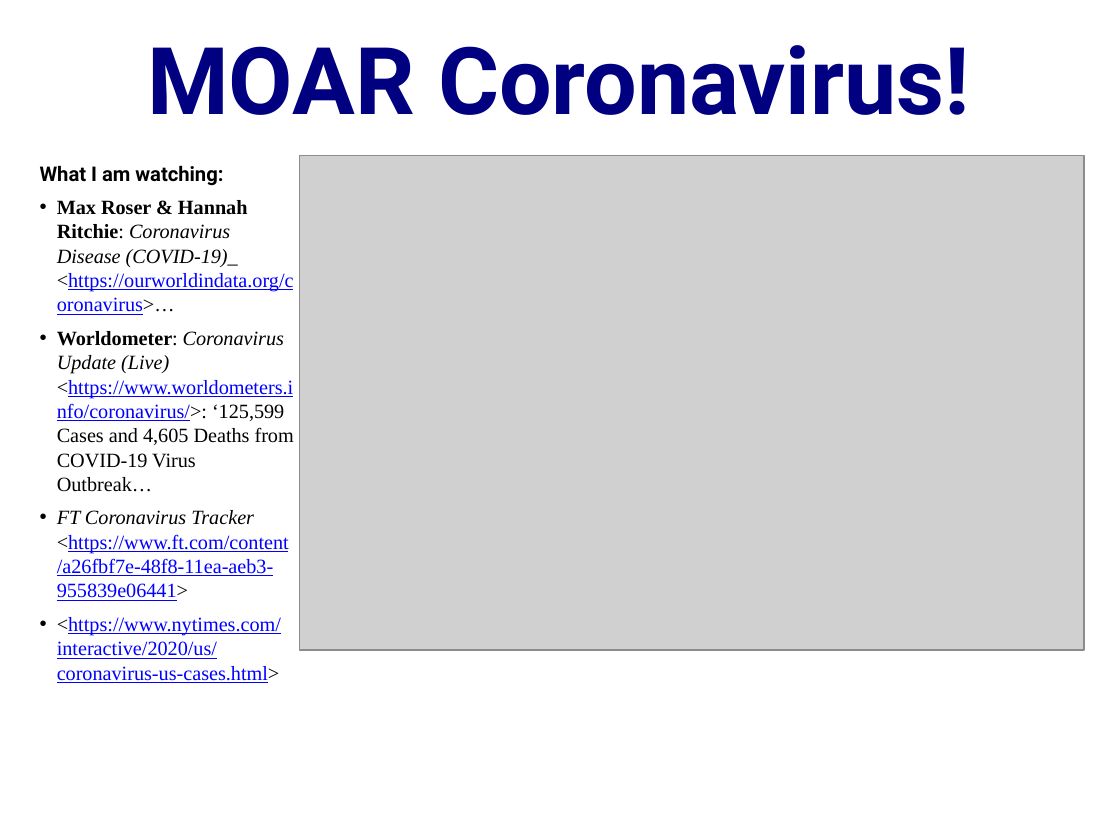
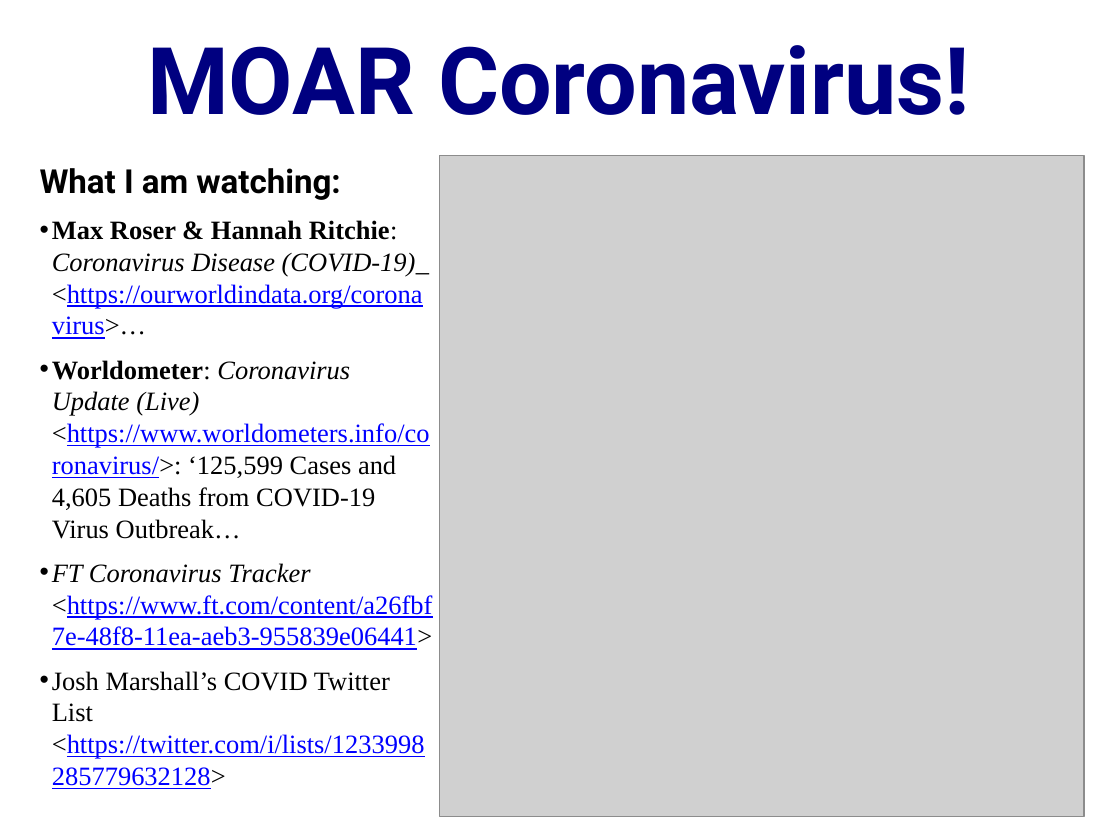
Before and after one commit to DavidLJ/public-files, a slide deck: slide 2 of coronavirus.pptx (slide 4 before the commit). Drawn at 1120x840 pixels with LibreOffice and Linux fonts; fonts in the diff are those of the drawing; grey boxes stand for pictures. Boxes give left, top, right and bottom in pixels: in the first picture for what was removed or moved away, otherwise in the second. Text is boxed around its words. In the diff, an @@ line names an element or a change of style, - is before the commit and + after.

```diff
--- a/coronavirus.pptx
+++ b/coronavirus.pptx
@@ text at (40,168,433,650): size 13 to 21.3 pt in "What I am watching:"; size 13 to 17 pt in "Max Roser & Hannah Ritchie: Coronavirus Disease ...", "Worldometer: Coronavirus Update (Live) <https://www.worldome ...", "FT Coronavirus Tracker <https://www.ft.com/content/a26fbf7e- ..."; more space between paragraphs; indent changed @@
@@ picture: place and size @@
-picture at (299,156,1084,651)
+picture at (439,156,1083,816)
@@ text at (52,671,425,759): text changed; size 13 to 17 pt @@
-• <https://www.nytimes.com/interactive/2020/us/coronavirus-us-cases.html>
+• Josh Marshall’s COVID Twitter List <https://twitter.com/i/lists/1233998285779632128>
```
Also in this commit, not shown: 2 other slides changed, 1 slide added.
